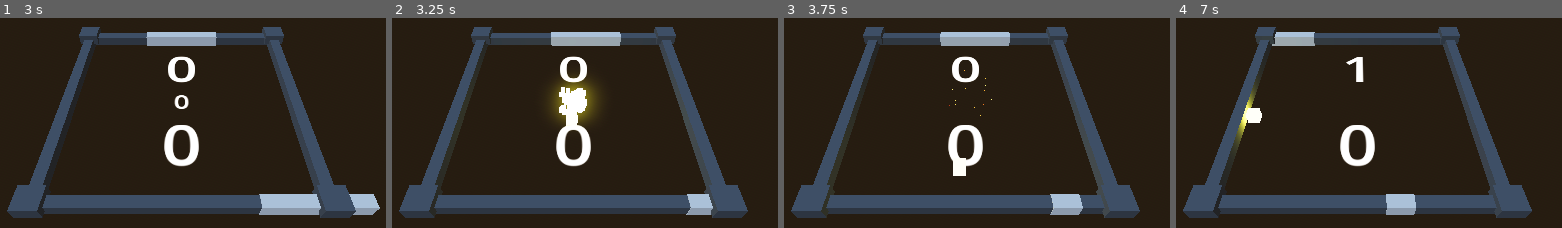
Above: before the commit, frames 1-4 (left to right).
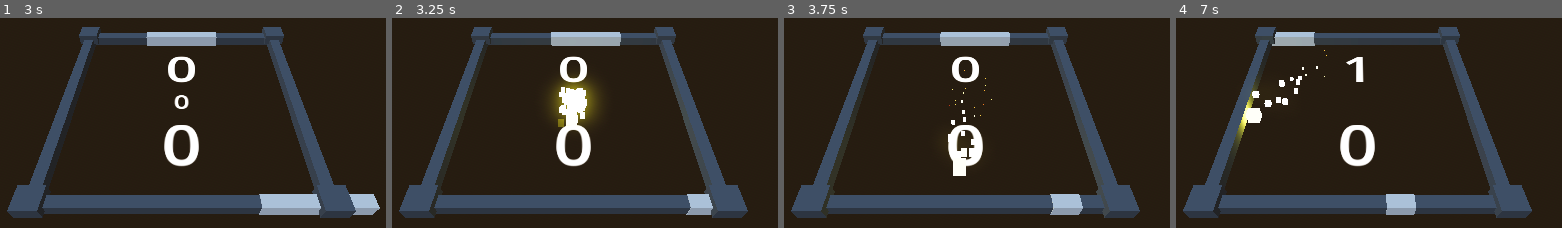
Above: after the commit, the same moments.

Repository: wangbinyq/prototypes
Game: Godot game, scene res://paddle-square/PaddleSquare.tscn
Same seed, same stepped clock (60 frames per second), same inputs: the game is played once before the commit and once after it.
Inputs:
- Up to frame 1 (3 s): tap Enter at 0.5 s; hold Right (ui_right) 0.53-1.28 s; hold Left (ui_left) 1.28-2.03 s; hold Right (ui_right) from 2.03 s (still down)
- Up to frame 2 (3.25 s): keep holding Right (ui_right)
- Up to frame 3 (3.75 s): release Right (ui_right) at 3.53 s; hold Left (ui_left) from 3.53 s (still down)
- Up to frame 4 (7 s): release Left (ui_left) at 5.78 s; hold Right (ui_right) from 5.78 s (still down)

Frame 1 is identical in both runs. In frame 2, 0.1% of the frame differs, in the area x 43-50%, y 33-52%; in frame 3, 0.3%; in frame 4, 0.4%, in the area x 17-40%, y 15-46%.

Commit message:
feat(paddle-square): add trail particle effect to ball movement
added a new trail particle system that follows the ball during gameplay
and stops emitting when the game ends. this enhances visual feedback
and provides a clearer sense of motion for the ball.

Diff:
--- a/paddle-square/PaddleSquare.tscn
+++ b/paddle-square/PaddleSquare.tscn
@@ -79,6 +79,17 @@
 scale_curve = SubResource("CurveTexture_0diqx")
 color_ramp = SubResource("GradientTexture1D_0diqx")
 
+[sub_resource type="ParticleProcessMaterial" id="ParticleProcessMaterial_uingb"]
+lifetime_randomness = 0.11
+emission_shape = 3
+emission_box_extents = Vector3(1, 1, 1)
+spread = 180.0
+gravity = Vector3(0, 0, 0)
+scale_min = 0.5
+scale_max = 0.5
+scale_curve = SubResource("CurveTexture_0diqx")
+color_ramp = SubResource("GradientTexture1D_0diqx")
+
 [node name="PaddleSquare" type="Node3D" node_paths=PackedStringArray("ball", "top_paddle", "bottom_paddle", "countdown_text", "lively_camera")]
 script = ExtResource("1_vsrrr")
 ball = NodePath("Ball")
@@ -146,11 +157,12 @@
 max_extents = 1.0
 score_text = NodePath("../BottomScore")
 
-[node name="Ball" type="MeshInstance3D" parent="." node_paths=PackedStringArray("bounce_particle", "start_particle")]
+[node name="Ball" type="MeshInstance3D" parent="." node_paths=PackedStringArray("bounce_particle", "start_particle", "trail_particle")]
 mesh = SubResource("BoxMesh_j8bx3")
 script = ExtResource("3_vsrrr")
 bounce_particle = NodePath("../Bounce Particle")
 start_particle = NodePath("../Start Particle")
+trail_particle = NodePath("../Trail Particle")
 
 [node name="OmniLight3D" type="OmniLight3D" parent="Ball"]
 light_color = Color(1, 1, 0, 1)
@@ -193,3 +205,10 @@
 explosiveness = 1.0
 process_material = SubResource("ParticleProcessMaterial_0diqx")
 draw_pass_1 = SubResource("BoxMesh_or8g8")
+
+[node name="Trail Particle" type="GPUParticles3D" parent="."]
+emitting = false
+amount = 20
+lifetime = 1.13
+process_material = SubResource("ParticleProcessMaterial_uingb")
+draw_pass_1 = SubResource("BoxMesh_or8g8")
--- a/paddle-square/ball.gd
+++ b/paddle-square/ball.gd
@@ -10,6 +10,7 @@
 @export var bounce_particle_emission := 20
 @export var start_particle: GPUParticles3D
 @export var start_particle_emission := 100
+@export var trail_particle: GPUParticles3D
 
 var pos: Vector2
 var velocity: Vector2
@@ -19,6 +20,7 @@
 
 func update_visualization():
 	position = Vector3(pos.x, 0, -pos.y)
+	trail_particle.position = Vector3(pos.x, 0, -pos.y)
 
 func move(delta: float):
 	pos += velocity * delta
@@ -43,10 +45,12 @@
 	show()
 	start_particle.amount = start_particle_emission
 	start_particle.restart()
+	set_trail_emission(true)
 
 func end_game():
 	pos.x = 0
 	hide()
+	set_trail_emission(false)
 
 func set_x_position_and_speed(start: float, speed_factor: float, delta: float):
 	velocity.x = speed_factor * max_x_speed
@@ -57,3 +61,6 @@
 	bounce_particle.rotation = Vector3(0, 0, r)
 	bounce_particle.amount = bounce_particle_emission
 	bounce_particle.restart()
+
+func set_trail_emission(enabled: bool):
+	trail_particle.emitting = enabled
Not shown: 1 places in paddle-square/PaddleSquare.tscn that only renumber resources
